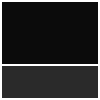
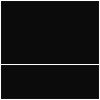
The second 100x100 image is a revision of the first. Changes to its layers:
painted on "Walkable" over [1, 65, 99, 99]
